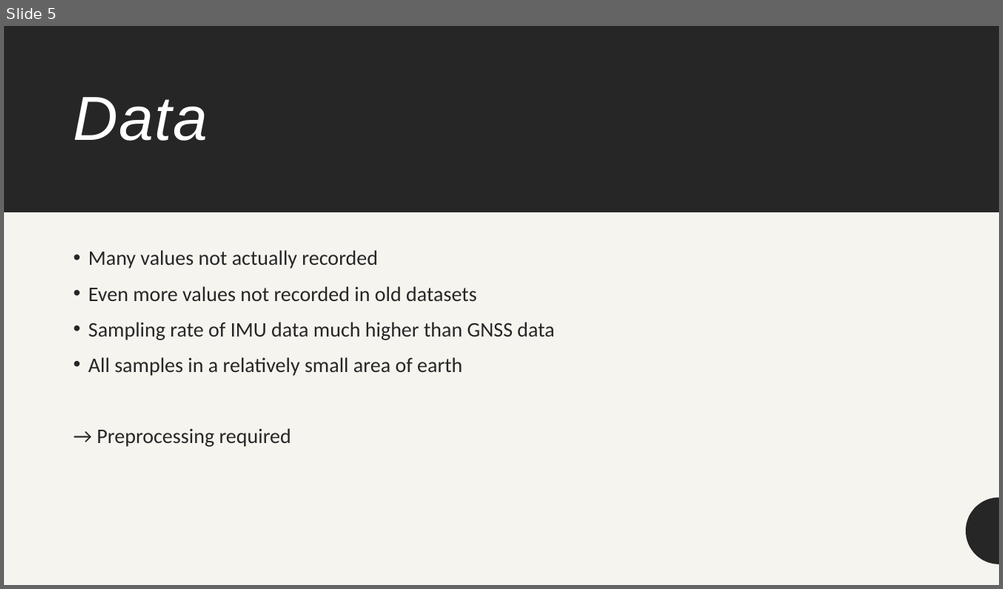
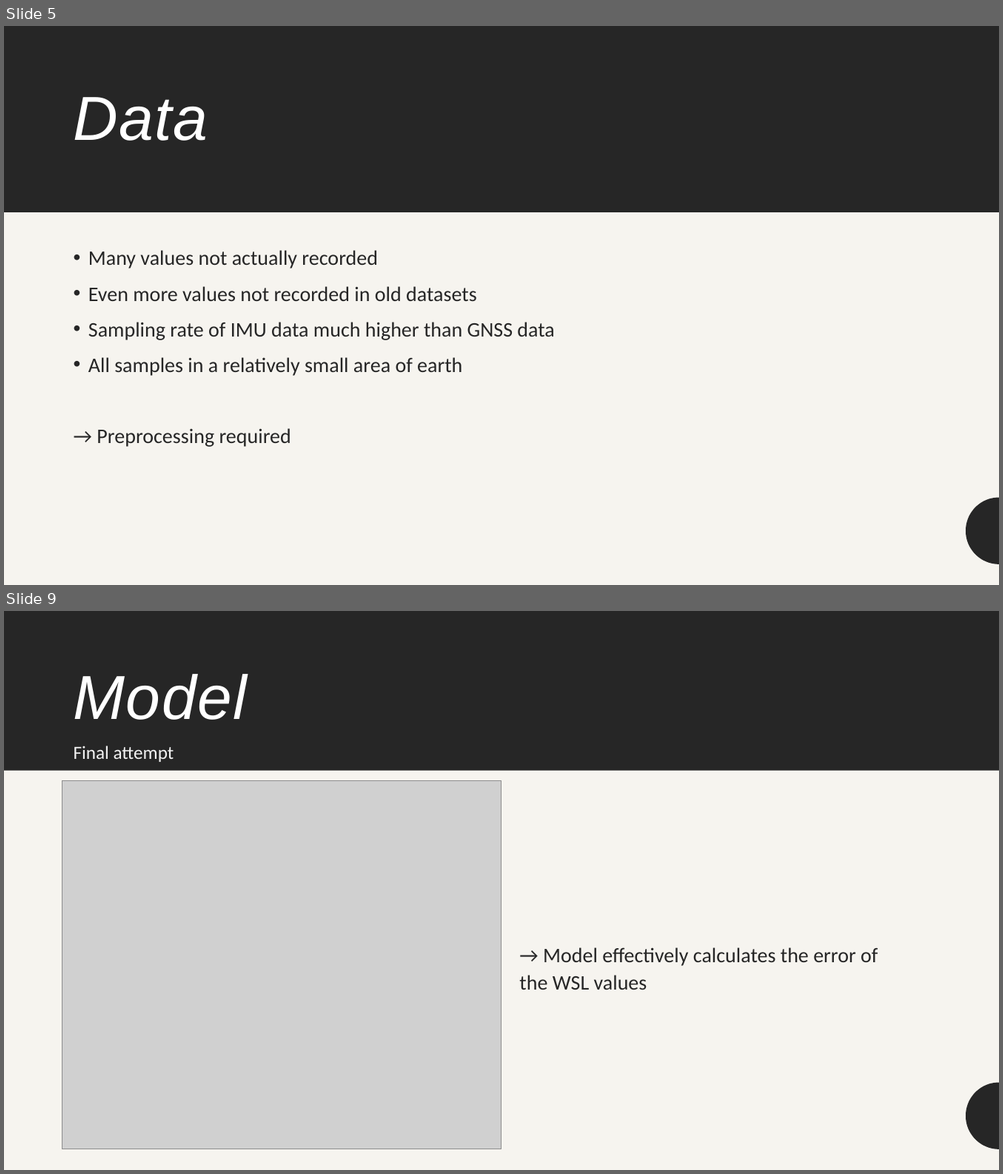
Before and after one commit to Torbynator/GoogleDecimeterChallenge, a slide deck: Prüfung/Google Decimeter Challenge.pptx. Shown one above the other, each under a label of ours: slide 5 before the commit, slides 5 and 9 after it; the slides between them are not shown. The pictures are 1003x589 and 1003x1174 pixels, drawn with LibreOffice and Linux fonts; fonts in the diff are those of the drawing; grey boxes stand for pictures. Boxes give left, top, right and bottom in pixels: in the first picture for what was removed or moved away, otherwise in the second. Text is boxed around its words. In the diff, an @@ line names an element or a change of style, - is before the commit and + after.

```diff
--- a/Prüfung/Google Decimeter Challenge.pptx
+++ b/Prüfung/Google Decimeter Challenge.pptx
@@ slide 9 added at (x1=4, y1=611, x2=999, y2=1170), background #F6F4EF; not listed: 1 template element that a slide beside it also shows @@
@@ rectangle added at (x1=4, y1=611, x2=999, y2=1170), fill #F6F4EF @@
@@ rectangle added at (x1=4, y1=611, x2=999, y2=771), fill #262626 @@
@@ title added at (x1=74, y1=674, x2=247, y2=720), 60 pt, text #FFFFFF, italic @@
+Model
@@ text added at (x1=74, y1=746, x2=174, y2=762), 18 pt, text #F2F2F2 @@
+Final attempt
@@ picture added at (x1=62, y1=781, x2=502, y2=1150) @@
@@ text added at (x1=519, y1=948, x2=877, y2=990), 20 pt, text #262626 @@
+→ Model effectively calculates the error of the WSL values
@@ freeform shape added at (x1=966, y1=1082, x2=999, y2=1150), fill #262626 @@
```
Also in this commit, not shown: 8 slides changed, 1 other slide added, 16 other files.
